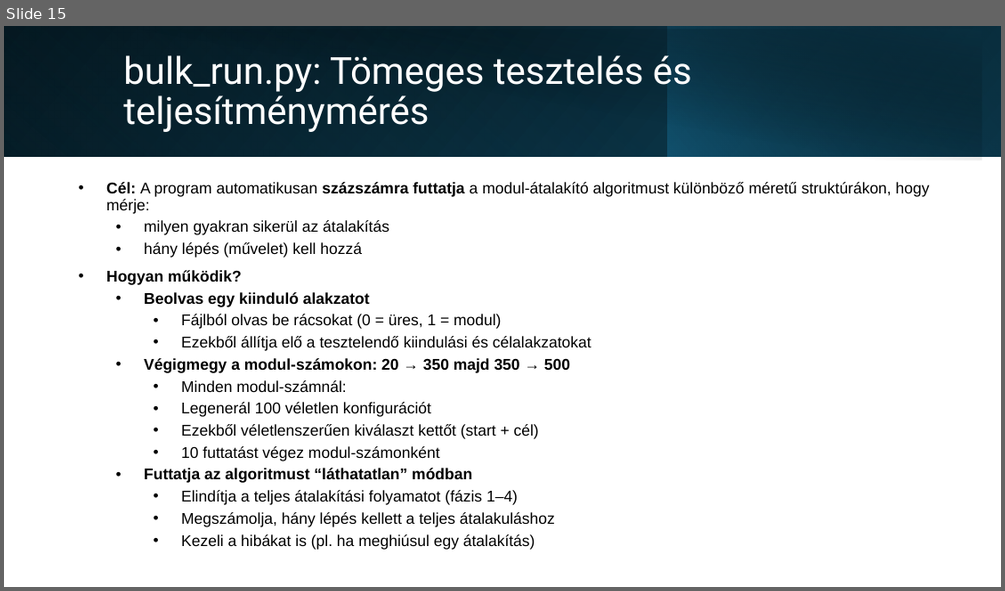
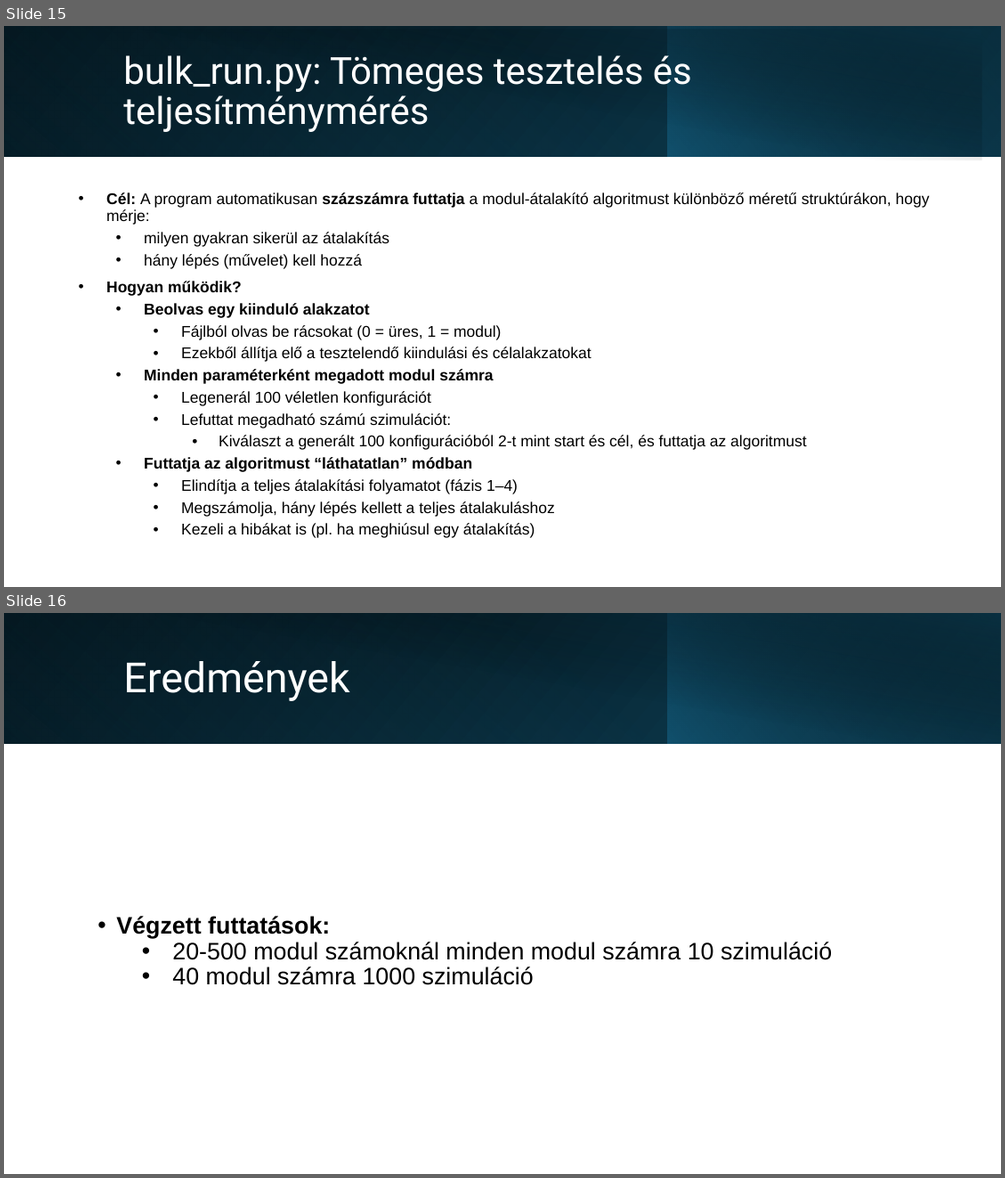
Before and after one commit to xlykoi/Szamitogepes-halozatok, a slide deck: Short_presentation.pptx. Shown one above the other, each under a label of ours: slide 15 before the commit, slides 15 and 16 after it. The pictures are 1005x591 and 1005x1178 pixels, drawn with LibreOffice and Linux fonts; fonts in the diff are those of the drawing. Boxes give left, top, right and bottom in pixels: in the first picture for what was removed or moved away, otherwise in the second. Text is boxed around its words. In the diff, an @@ line names an element or a change of style, - is before the commit and + after.

```diff
--- a/Short_presentation.pptx
+++ b/Short_presentation.pptx
@@ slide 16 added at (x1=4, y1=613, x2=1001, y2=1174), background #FFFFFF @@
@@ rectangle added at (x1=4, y1=613, x2=1001, y2=743), fill gradient #000000 to #0F4861 @@
@@ rectangle added at (x1=4, y1=613, x2=668, y2=743), fill gradient #156082 to #0A3041 @@
@@ rectangle added at (x1=41, y1=613, x2=1001, y2=744), fill gradient #000000 to #0A3041 @@
@@ rectangle added at (x1=667, y1=613, x2=1001, y2=743), fill gradient #156082 to #000000 @@
@@ title added at (x1=123, y1=661, x2=349, y2=701), 40 pt, text #FFFFFF @@
+Eredmények
@@ text added at (x1=116, y1=916, x2=832, y2=985), 23 pt, text #000000 @@
+• Végzett futtatások:
+  • 20-500 modul számoknál minden modul számra 10 szimuláció
+  • 40 modul számra 1000 szimuláció
@@ slide 15 changed as well @@
@@ text at (x1=144, y1=369, x2=493, y2=384): text changed @@
-  • Végigmegy a modul-számokon: 20 → 350 majd 350 → 500
-    • Minden modul-számnál:
+  • Minden paraméterként megadott modul számra
@@ text at (x1=181, y1=413, x2=806, y2=450): text changed @@
-    • Ezekből véletlenszerűen kiválaszt kettőt (start + cél)
-    • 10 futtatást végez modul-számonként
+    • Lefuttat megadható számú szimulációt:
+      • Kiválaszt a generált 100 konfigurációból 2-t mint start és cél, és futtatja az algoritmust
```
Also in this commit, not shown: 5 other slides changed, 4 other slides added, 1 slide removed.
